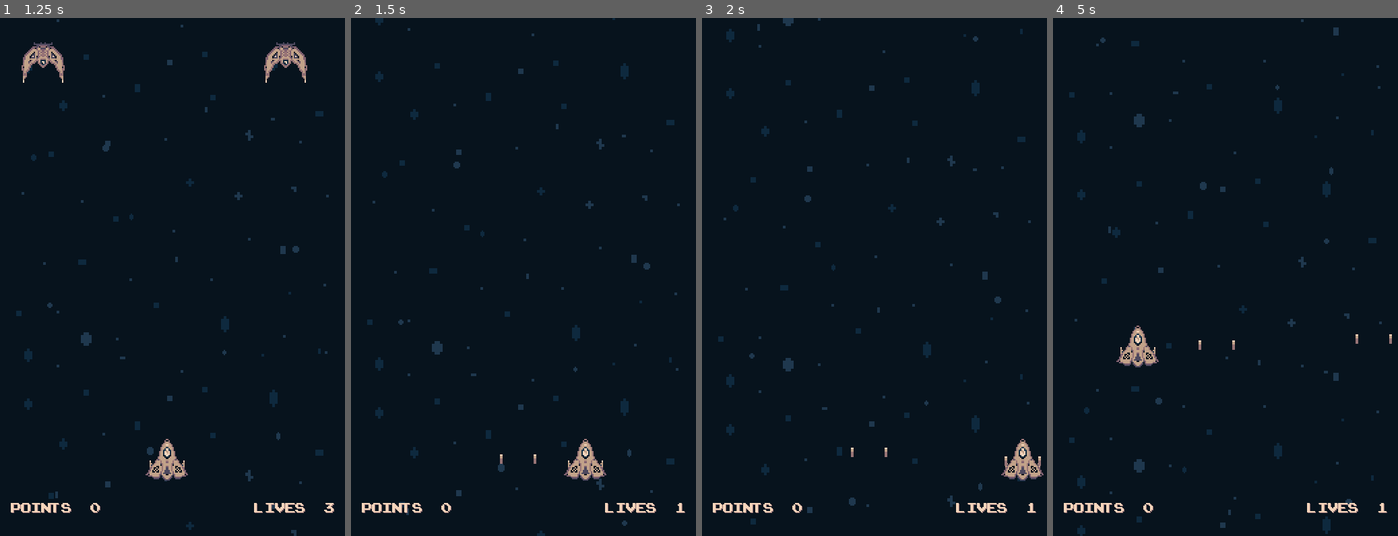
Above: before the commit, frames 1-4 (left to right).
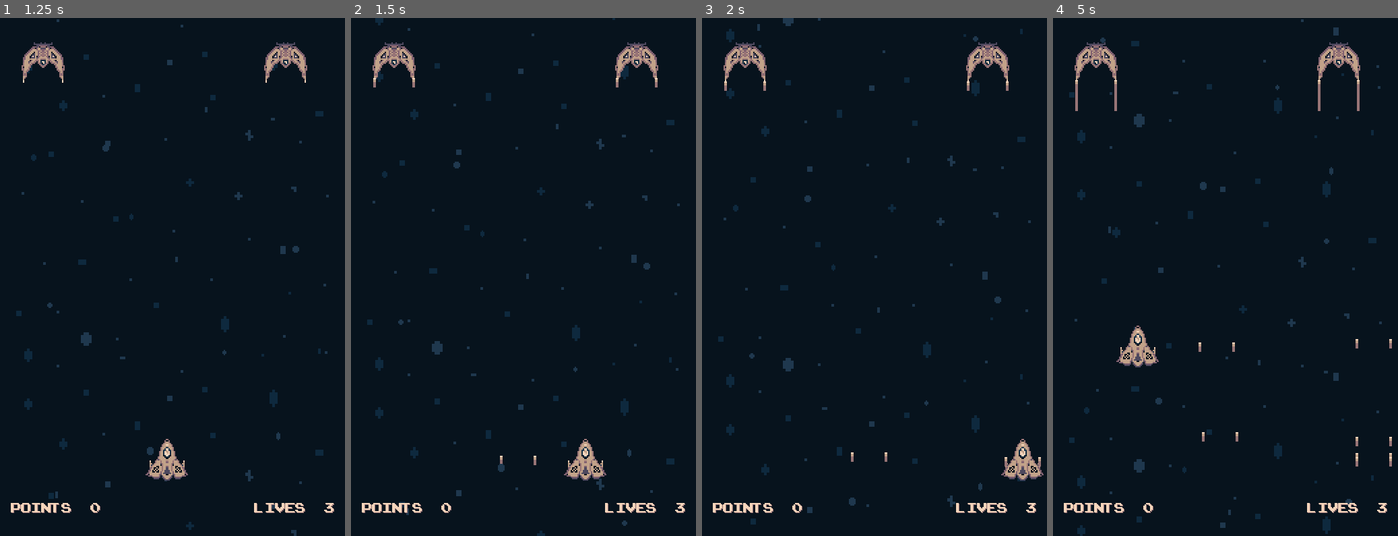
Above: after the commit, the same moments.

Repository: mikolajww/GUI_Game
Game: Godot game, scene res://Start_Menu.tscn
Two runs of this game, one before a commit and one after it. Both use one fixed random seed, a clock stepped at 60 frames per second and the inputs below. Sound files missing from this copy of the repository are replaced by a short silence.
Inputs (mouse positions are in pixels of both pictures, inside the frame that each line leads up to):
- Up to frame 1 (1.25 s): click "Start Game" at 0.5 s
- Up to frame 2 (1.5 s): tap Enter at 1.25 s; move the mouse to (599, 251) at 1.27 s; press the mouse at (599, 251) at 1.28 s; hold D (move_right) from 1.28 s (still down)
- Up to frame 3 (2 s): keep holding D (move_right)
- Up to frame 4 (5 s): move the mouse to (1156, 302) at 2.02 s; release D (move_right) at 2.03 s; release the mouse at (1156, 302) at 2.03 s; hold S (move_down) 2.03-2.78 s; click (1156, 302) at 2.1 s; move the mouse to (1260, 163) at 2.77 s; press the mouse at (1260, 163) at 2.78 s; hold D (move_right) 2.78-3.53 s; move the mouse to (1208, 380) at 3.52 s; release the mouse at (1208, 380) at 3.53 s; hold W (move_up) 3.53-4.28 s; click (1208, 380) at 3.6 s; move the mouse to (1329, 354) at 4.27 s; press the mouse at (1329, 354) at 4.28 s; hold A (move_left) from 4.28 s (still down)

Frame 1 is identical in both runs. In frame 2, 1.0% of the frame differs, in the area x 6-97%, y 4-96%; in frame 3, 1.1%; in frame 4, 1.3%, in the area x 6-99%, y 4-96%.

Commit message:
Fixed bullet behaviour

Diff:
--- a/Bullet.gd
+++ b/Bullet.gd
@@ -1,18 +1,19 @@
 extends KinematicBody2D
 
-export (Vector2) var velocity = Vector2(0, -50)
+export (Vector2) var velocity = Vector2(0, -15)
 signal _bullet_hit()
 
 func _ready():
 	#player bullet
-
 	if(get_parent().name == "World"):
+		self.set_collision_layer_bit(2,1)
+		self.set_collision_mask_bit(1,1)
 		connect("_bullet_hit", get_parent().get_node("Counter"), "_on_bullet_hit")
 	#enemy bullet
 	if(get_parent().name == "Enemies"):
+		self.set_collision_layer_bit(5,1)
 		self.set_collision_mask_bit(3,1)
 		connect("_bullet_hit", get_parent().get_parent().get_node("Counter"), "_on_enemy_bullet_hit")
-	print(collision_mask)
 
 func _process(delta):
 	move_and_slide(velocity)
--- a/Bullet.tscn
+++ b/Bullet.tscn
@@ -11,12 +11,12 @@
 [node name="Bullet" type="KinematicBody2D"]
 
 input_pickable = false
-collision_layer = 4
-collision_mask = 2
+collision_layer = 0
+collision_mask = 0
 collision/safe_margin = 0.08
 script = ExtResource( 1 )
 _sections_unfolded = [ "Collision" ]
-velocity = Vector2( 0, -20 )
+velocity = Vector2( 0, -10 )
 
 [node name="CollisionShape2D" type="CollisionShape2D" parent="." index="0"]
 
@@ -25,7 +25,7 @@
 [node name="Timer" type="Timer" parent="." index="1"]
 
 process_mode = 0
-wait_time = 1.0
+wait_time = 5.0
 one_shot = true
 autostart = true
 
